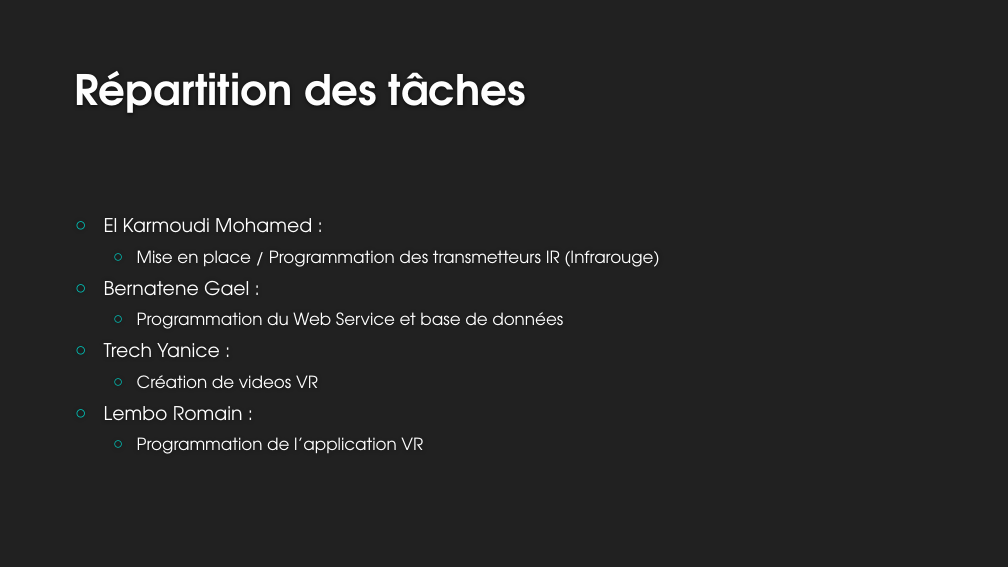
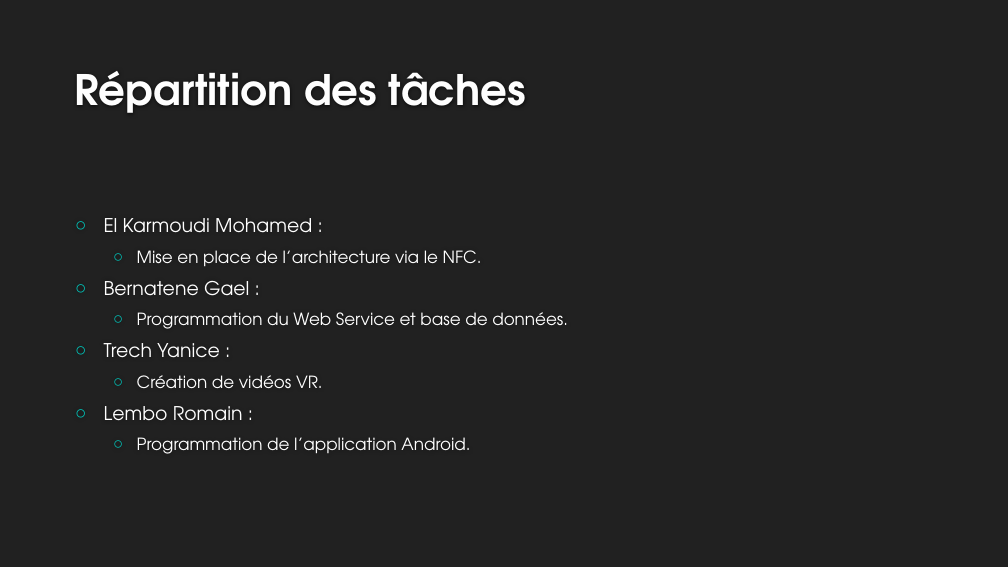
Before and after one commit to rlembo06/VR_tourism, a slide deck: slide 5 of annexes/slides-VR_Tourism.pptx. Drawn at 1008x567 pixels with LibreOffice and Linux fonts; fonts in the diff are those of the drawing; background and template pictures are left out. Boxes give left, top, right and bottom in pixels: in the first picture for what was removed or moved away, otherwise in the second. Text is boxed around its words. In the diff, an @@ line names an element or a change of style, - is before the commit and + after.

Commit message:
Mise à jour du slider. Infrarouge vers NFC

```diff
--- a/annexes/slides-VR_Tourism.pptx
+++ b/annexes/slides-VR_Tourism.pptx
@@ text at (137, 250, 482, 267): text changed @@
-  ○ Mise en place / Programmation des transmetteurs IR (Infrarouge)
+  ○ Mise en place de l’architecture via le NFC.
@@ text at (137, 312, 568, 329): text changed @@
-  ○ Programmation du Web Service et base de données
+  ○ Programmation du Web Service et base de données.
@@ text at (137, 375, 323, 388): text changed @@
-  ○ Création de videos VR
+  ○ Création de vidéos VR.
@@ text at (137, 437, 470, 454): text changed @@
-  ○ Programmation de l’application VR
+  ○ Programmation de l’application Android.
```
Also in this commit, not shown: 1 other slide changed.
